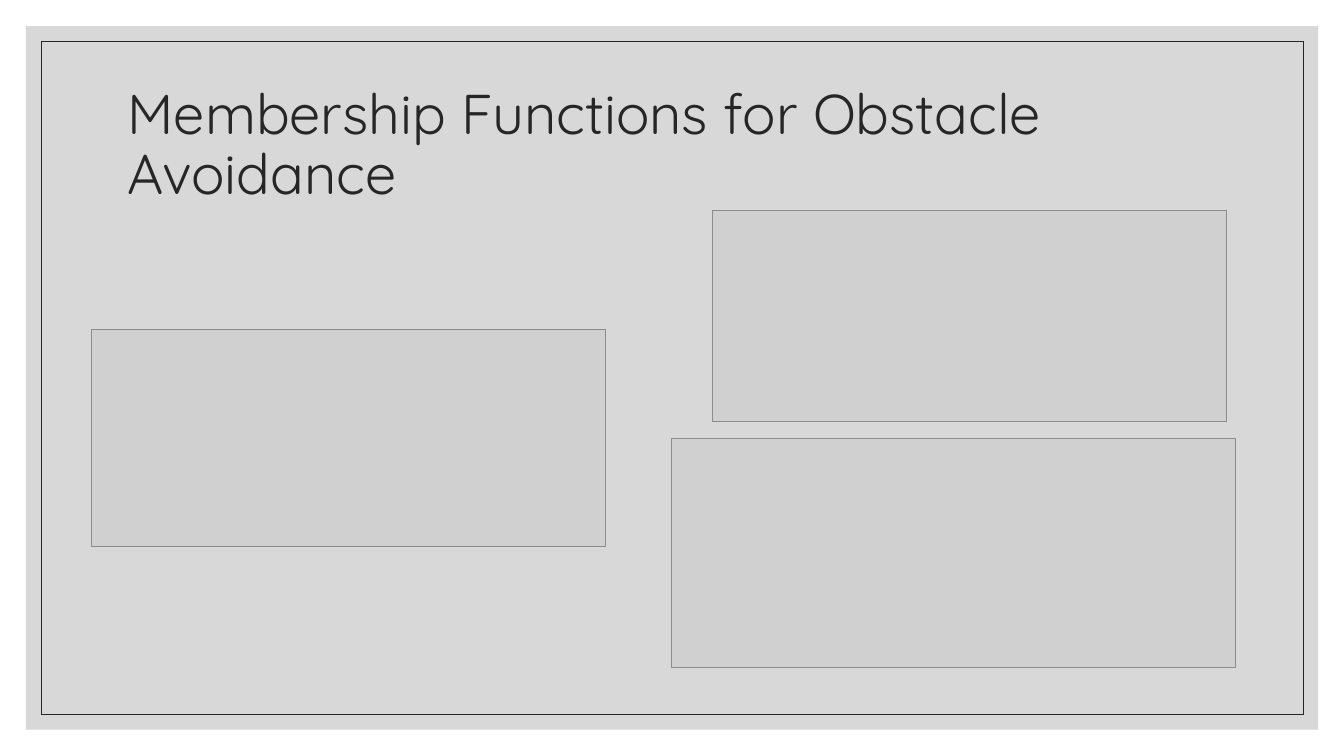
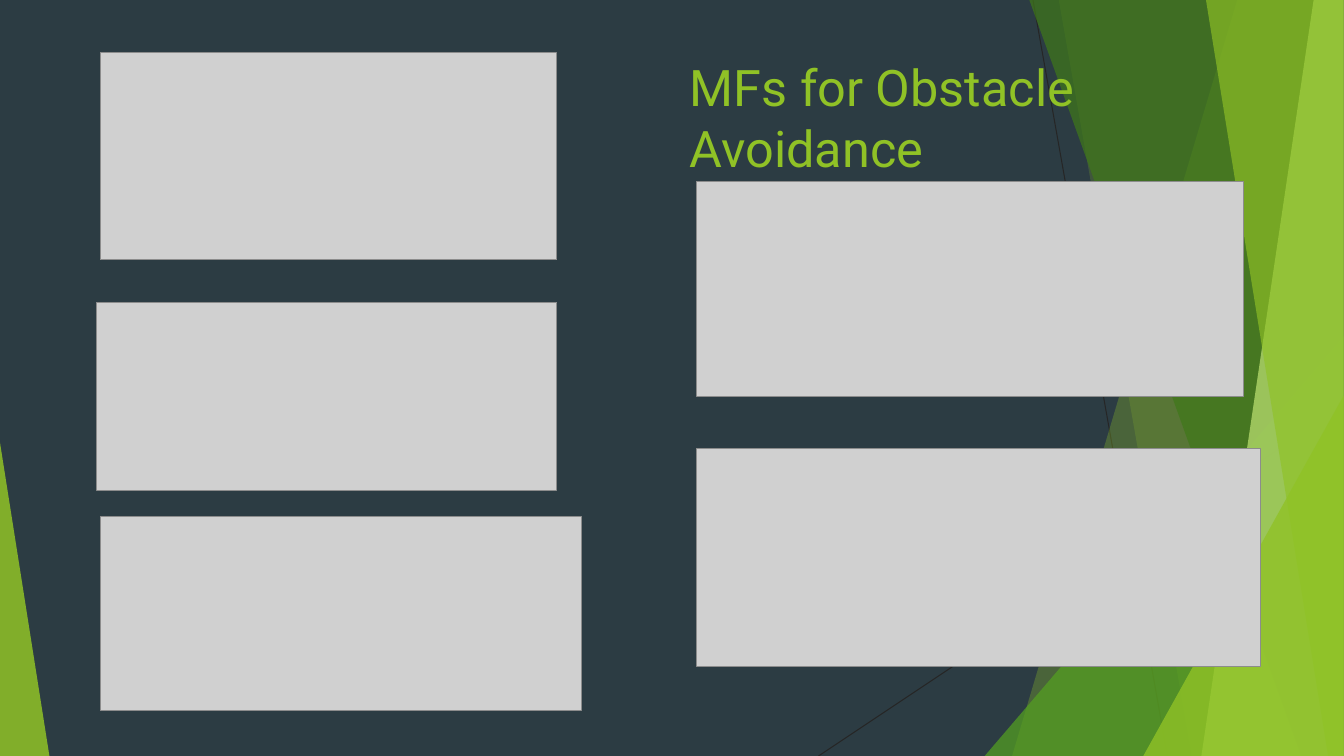
Before and after one commit to kunalgaurav18/FuzzyLogic, a slide deck: slide 5 of Intelligent Systems.pptx (slide 6 before the commit). Drawn at 1344x756 pixels with LibreOffice and Linux fonts; fonts in the diff are those of the drawing; grey boxes stand for pictures. Boxes give left, top, right and bottom in pixels: in the first picture for what was removed or moved away, otherwise in the second. Text is boxed around its words. In the diff, an @@ line names an element or a change of style, - is before the commit and + after.

```diff
--- a/Intelligent Systems.pptx
+++ b/Intelligent Systems.pptx
@@ background #FFFFFF to #2C3C43 @@
@@ rectangle removed at (26, 26, 1319, 730) @@
@@ rectangle removed at (41, 41, 1304, 715) @@
@@ picture added at (100, 53, 557, 260) @@
@@ title "MFs for Obstacle Avoidance" at (690, 60, 1074, 168): vertical alignment middle to top @@
@@ title at (690, 60, 1074, 168): text changed; size 40 to 36 pt; font Quicksand to Roboto; text colour #262626 to #90C226 @@
-Membership Functions for Obstacle Avoidance
+MFs for Obstacle Avoidance
@@ picture: place and size @@
-picture at (713, 211, 1227, 421)
+picture at (697, 181, 1243, 396)
@@ picture: place and size @@
-picture at (92, 330, 606, 547)
+picture at (97, 302, 558, 490)
@@ group added at (0, 0, 1344, 756): 5 freeform shapes, 3 triangles, 2 lines @@
@@ picture: place and size @@
-picture at (673, 439, 1236, 668)
+picture at (697, 449, 1260, 666)
@@ picture added at (100, 517, 581, 711) @@
```
Also in this commit, not shown: 8 other slides changed, 6 slides added, 4 slides removed, 4 other files.
